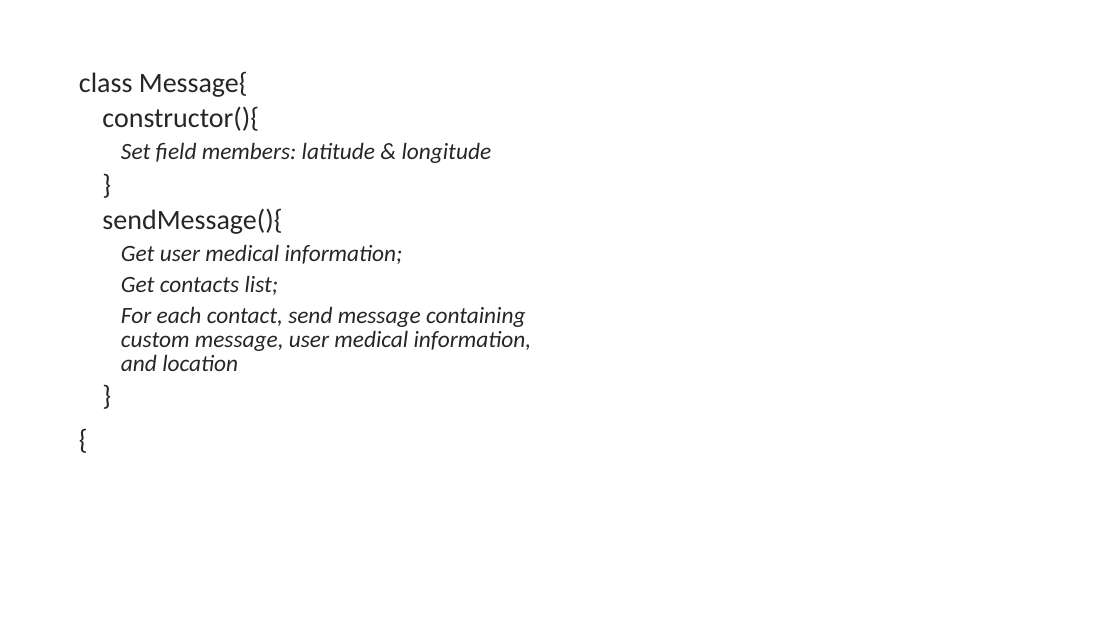
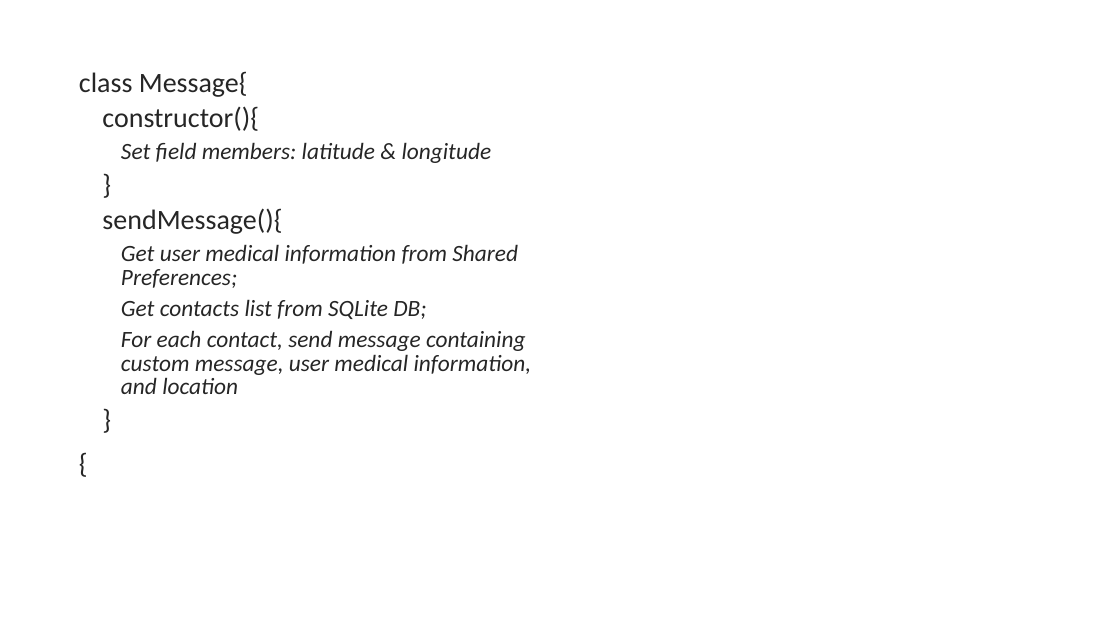
Before and after one commit to Talatsu92/Thesis, a slide deck: slide 23 of Documents/Thesis Defense.pptx. Drawn at 1120x630 pixels with LibreOffice and Linux fonts; fonts in the diff are those of the drawing. Boxes give left, top, right and bottom in pixels: in the first picture for what was removed or moved away, otherwise in the second. Text is boxed around its words. In the diff, an @@ line names an element or a change of style, - is before the commit and + after.

Commit message:
Minor Updates
-Added button to redirect to Contacts Menu
-Turned on Alarm Start
-Updated Final Thesis Document_Revised

```diff
--- a/Documents/Thesis Defense.pptx
+++ b/Documents/Thesis Defense.pptx
@@ text at <box>121,244,518,319</box>: text changed @@
-      Get user medical information;
-      Get contacts list;
+      Get user medical information from Shared Preferences;
+      Get contacts list from SQLite DB;
```
Also in this commit, not shown: 5 other slides changed, 2 slides added, 1 slide removed, 11 other files.
